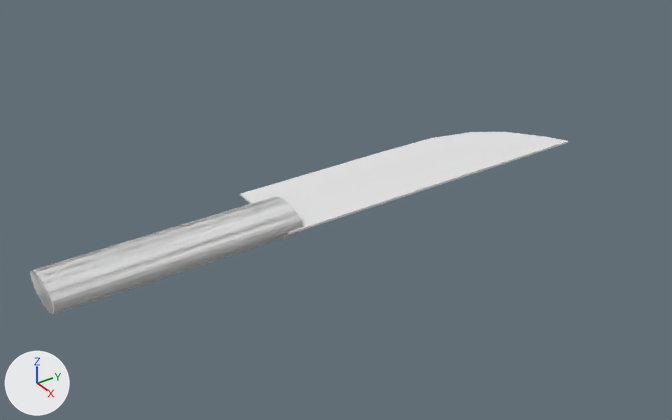
The Blender file Assets/Modeller/kitchen knife.blend: old version first, new version second.
The view is the same before and after, from a camera (50 mm lens) standing at (20.22, -16.41, 12.77) and looking at (0.73, -3.37, -0.19). Arrows for +X, +Y and +Z are at lower left; the lights stay in place.
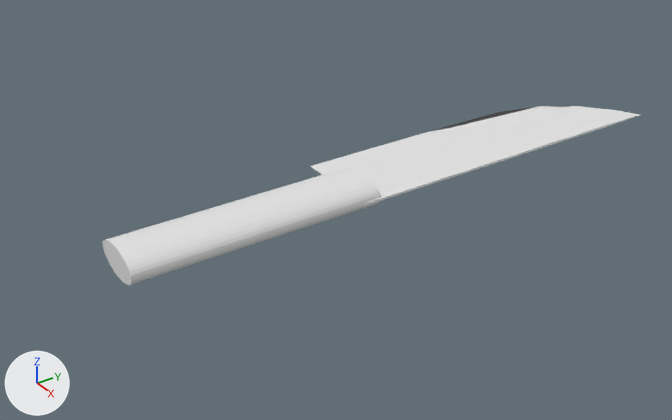
Location of each change, (x1, y1, x2, y2) in pixels of the pictures (672 x 420 px):
'Plane', reshaped, moved, modifiers changed: before (30, 132, 568, 314); after (103, 106, 641, 285)
'Cylinder', deleted: before (30, 198, 302, 314)
part 1 of me_plane, built on: before (240, 132, 568, 235); after (103, 106, 641, 285)

The change, as a diff of the scene's bpy script:
```diff
--- a/Assets/Modeller/kitchen knife.blend.py
+++ b/Assets/Modeller/kitchen knife.blend.py
@@ me_plane @@
 # used by ob_plane; location = (0.0, 0.0, 0.0); scale = (1.36, 5.34, 2.14)
-me_plane.from_pydata(...)  # 20 vertices, 2 faces; spans x -1.0..1.0, y -1.0..1.0, z 0.0
+me_plane.from_pydata(...)  # 100 vertices, 49 faces; spans x -1.0..1.0, y -2.22..1.0, z -0.2..0.2
+# me_plane part 1
+# 12 vertices are removed from x -1.0..1.0, y -1.0..1.0, z 0.0
+# 2 faces are deleted
+# 61 vertices are added at x -1.0..1.0, y -2.22..1.0, z -0.2..0.2
+# 31 new vertices lie (0.0, 1.31, 0.0) away from vertices in x -0.3..0.97, y -2.22, z -0.2..0.2
+# 49 new faces join them
@@ ob_plane @@
 ob_plane = bpy.data.objects.new('Plane', me_plane)
-ob_plane.location = (0.0, 0.0, 0.0)
+ob_plane.location = (1.56, 1.44, 1.17)
 ob_plane.scale = (1.36, 5.34, 2.14)
-_m = ob_plane.modifiers.new('Solidify', 'SOLIDIFY')
-_m.thickness = 0.03
-_m = ob_plane.modifiers.new('Boolean', 'BOOLEAN')
-_m.object = ob_cylinder
-_m.operation = 'UNION'
@@ ob_cylinder @@
-ob_cylinder = bpy.data.objects.new('Cylinder', me_cylinder)
-ob_cylinder.location = (0.46, -8.35, 0.0)
-ob_cylinder.rotation_euler = (14.14, 0.0, 0.0)  # degrees (90, 0, 0)
-ob_cylinder.scale = (0.864, 0.434, 3.48)
```
